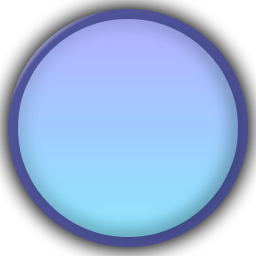
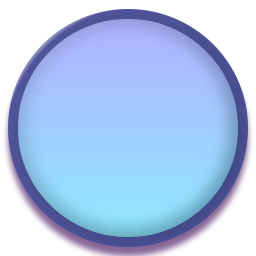
Comparing the layer stacks of the two 256px x 256px images. Changes:
painted on "Ellipse 1" over left=8, top=9, right=248, bottom=247
